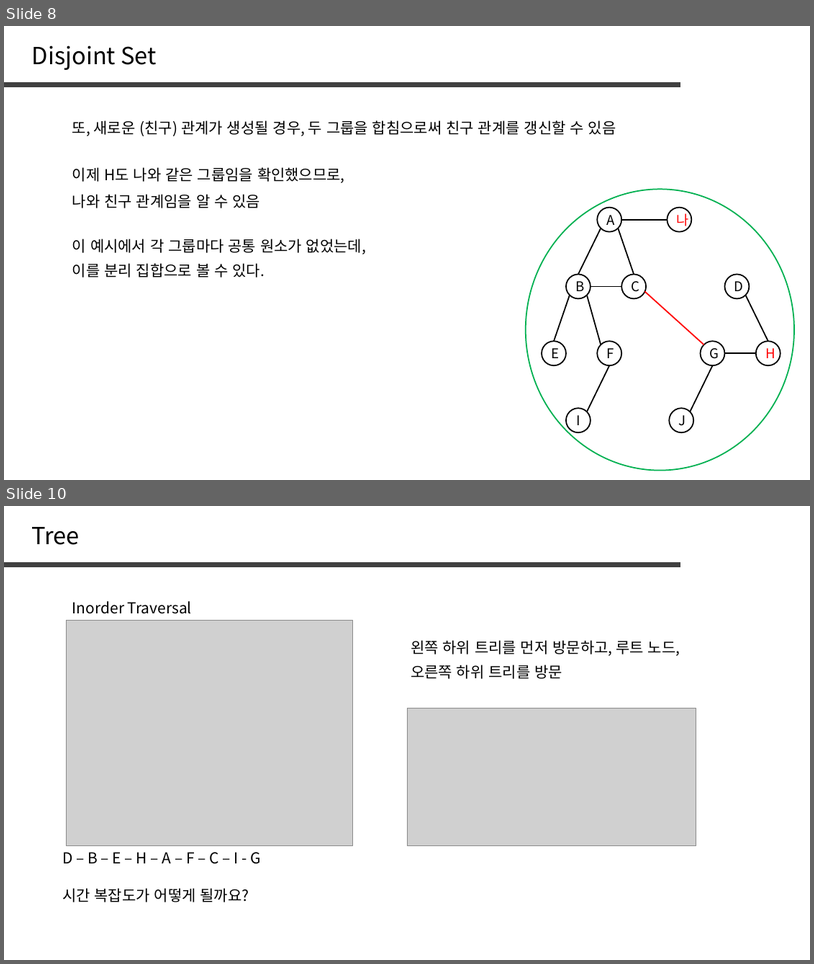
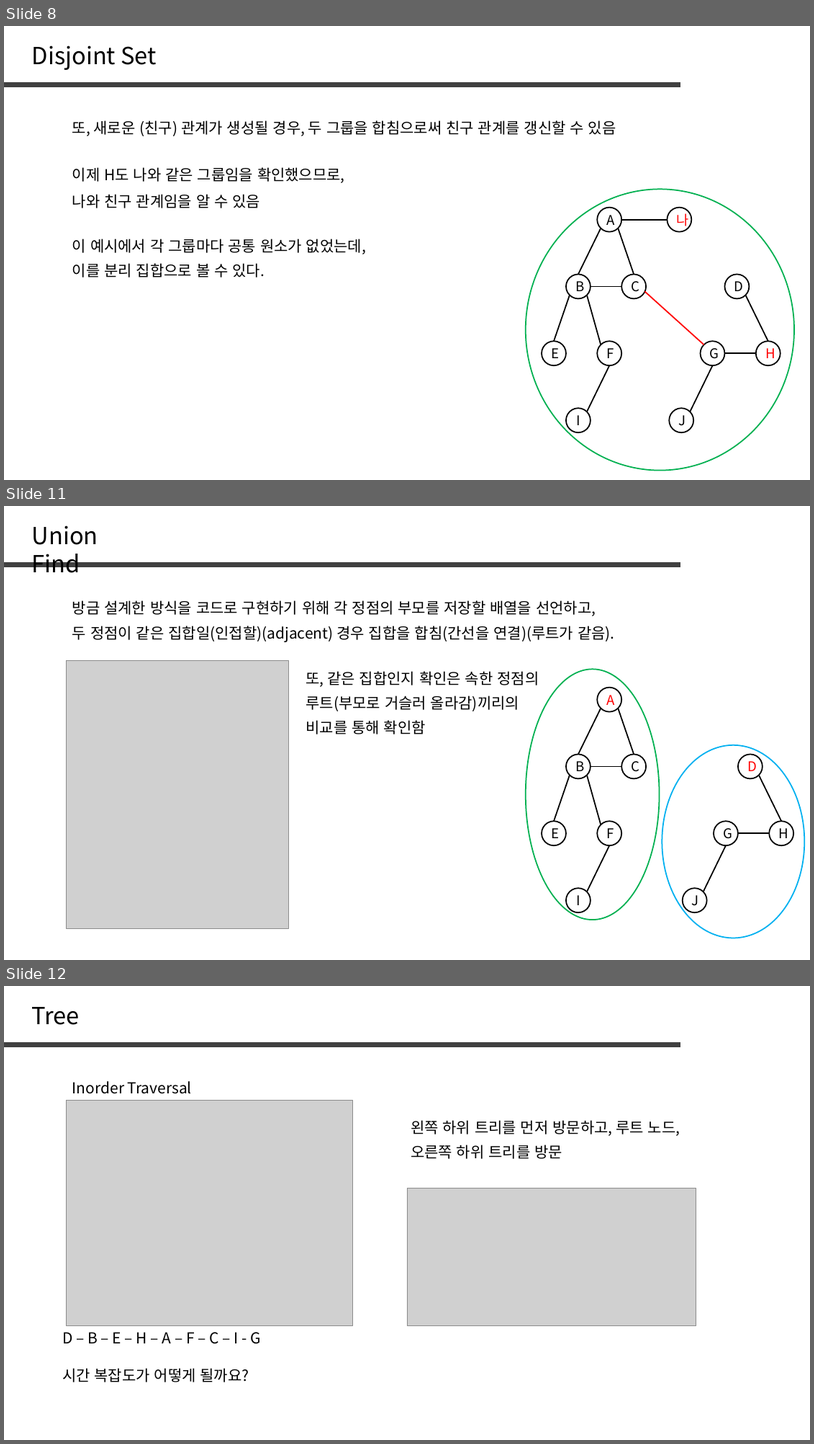
Before and after one commit to jaehoo1/PS-study, a slide deck: study/10_Disjoint Set.pptx. Shown one above the other, each under a label of ours: slides 8 and 10 before the commit, slides 8, 11 and 12 after it; the slides between them are not shown. The pictures are 814x964 and 814x1444 pixels, drawn with LibreOffice and Linux fonts; fonts in the diff are those of the drawing; grey boxes stand for pictures. Boxes give left, top, right and bottom in pixels: in the first picture for what was removed or moved away, otherwise in the second. Text is boxed around its words. In the diff, an @@ line names an element or a change of style, - is before the commit and + after.

```diff
--- a/study/10_Disjoint Set.pptx
+++ b/study/10_Disjoint Set.pptx
@@ slide 11 added at (x1=4, y1=506, x2=810, y2=960), background #FFFFFF @@
@@ text added at (x1=32, y1=525, x2=98, y2=573), 28 pt, text #000000 @@
+Union Find
@@ line added from (4, 565) to (682, 565), #404040 6 pt @@
@@ text added at (x1=72, y1=600, x2=596, y2=616), 18 pt, text #000000 @@
+방금 설계한 방식을 코드로 구현하기 위해 각 정점의 부모를 저장할 배열을 선언하고,
@@ text added at (x1=72, y1=626, x2=615, y2=642), 18 pt, text #000000 @@
+두 정점이 같은 집합일(인접할)(adjacent) 경우 집합을 합침(간선을 연결)(루트가 같음).
@@ picture added at (x1=67, y1=660, x2=288, y2=928) @@
@@ text added at (x1=306, y1=671, x2=539, y2=687), 18 pt, text #000000 @@
+또, 같은 집합인지 확인은 속한 정점의
@@ ellipse added at (x1=526, y1=669, x2=660, y2=919), outline #00B050 1.5 pt @@
@@ text added at (x1=306, y1=695, x2=520, y2=711), 18 pt, text #000000 @@
+루트(부모로 거슬러 올라감)끼리의
@@ ellipse added at (x1=597, y1=687, x2=622, y2=712), outline #000000 1.5 pt, 16 pt, text #FF0000 @@
+A
@@ text added at (x1=306, y1=720, x2=426, y2=734), 18 pt, text #000000 @@
+비교를 통해 확인함
@@ line added from (579, 754) to (601, 708), #000000 1.5 pt @@
@@ line added from (634, 754) to (619, 708), #000000 1.5 pt @@
@@ ellipse added at (x1=566, y1=754, x2=591, y2=778), outline #000000 1.5 pt, 16 pt, text #000000 @@
+B
@@ ellipse added at (x1=622, y1=754, x2=646, y2=778), outline #000000 1.5 pt, 16 pt, text #000000 @@
+C
@@ ellipse added at (x1=663, y1=745, x2=805, y2=938), outline #00B0F0 1.5 pt @@
@@ ellipse added at (x1=738, y1=754, x2=763, y2=778), outline #000000 1.5 pt, 16 pt, text #FF0000 @@
+D
@@ line added from (555, 821) to (570, 775), #000000 1.5 pt @@
@@ line added from (601, 824) to (587, 775), #000000 1.5 pt @@
@@ line added from (591, 766) to (622, 766), #000000 1.5 pt @@
@@ line added from (759, 775) to (782, 821), #000000 1.5 pt @@
@@ ellipse added at (x1=542, y1=821, x2=566, y2=845), outline #000000 1.5 pt, 16 pt, text #000000 @@
+E
@@ ellipse added at (x1=597, y1=821, x2=622, y2=845), outline #000000 1.5 pt, 16 pt, text #000000 @@
+F
@@ ellipse added at (x1=714, y1=821, x2=738, y2=845), outline #000000 1.5 pt, 16 pt, text #000000 @@
+G
@@ ellipse added at (x1=770, y1=821, x2=794, y2=845), outline #000000 1.5 pt, 16 pt, text #000000 @@
+H
@@ line added from (587, 891) to (610, 845), #000000 1.5 pt @@
@@ line added from (704, 891) to (726, 845), #000000 1.5 pt @@
@@ line added from (738, 834) to (770, 834), #000000 1.5 pt @@
@@ ellipse added at (x1=566, y1=888, x2=591, y2=912), outline #000000 1.5 pt, 16 pt, text #000000 @@
+I
@@ ellipse added at (x1=683, y1=888, x2=707, y2=912), outline #000000 1.5 pt, 16 pt, text #000000 @@
+J
@@ what was slide 10 is now slide 12 @@
```
Also in this commit, not shown: 1 slide changed, 1 other slide added.
